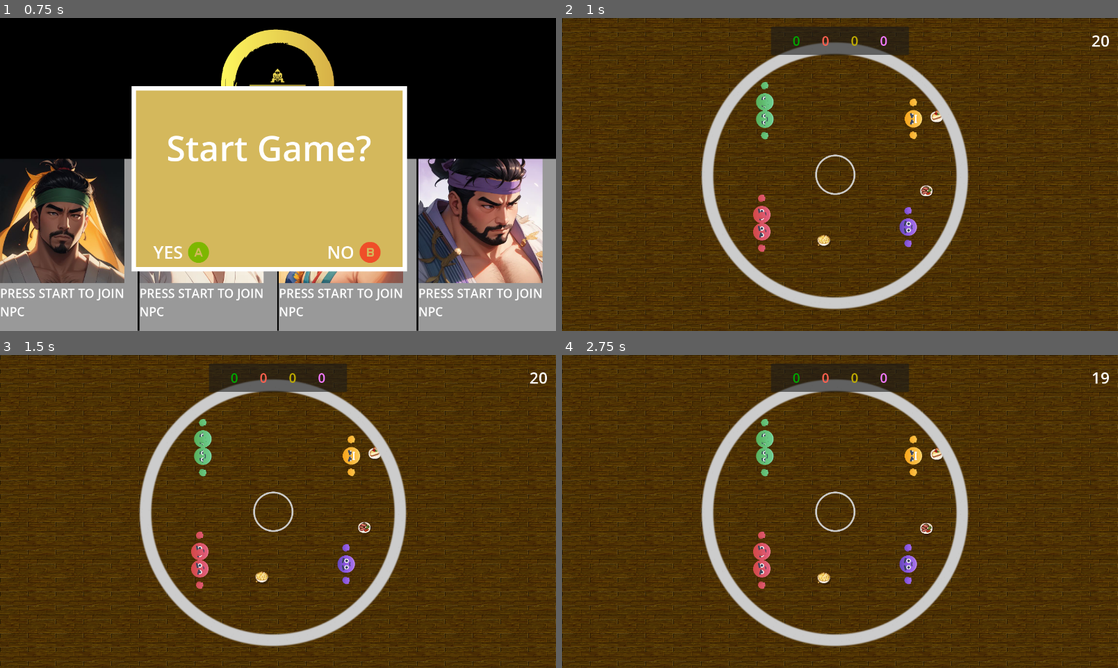
Above: before the commit, frames 1-4 (two rows, left to right).
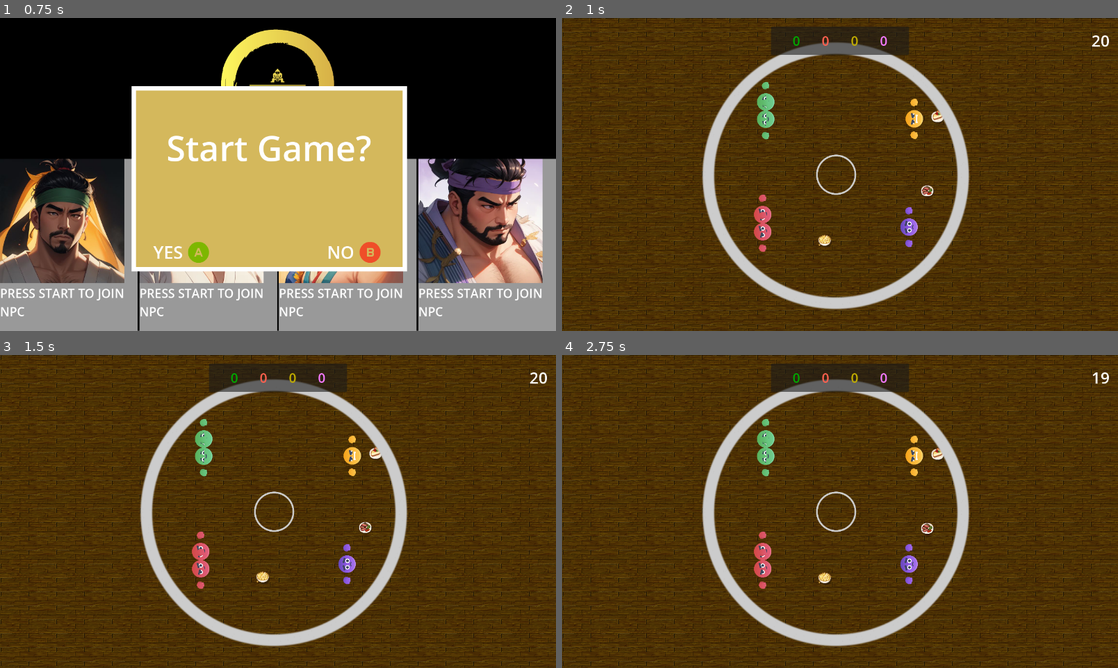
Above: after the commit, the same moments.

Repository: louiidev/ggj24_sumo
Game: Godot game, scene res://Scenes/Lobby.tscn
Same seed, same stepped clock (60 frames per second), same inputs: the game is played once before the commit and once after it.
Inputs:
- Up to frame 1 (0.75 s): tap Enter (ui_accept) at 0.5 s
- Up to frame 2 (1 s): tap Enter (ui_accept) at 0.77 s
- Up to frame 3 (1.5 s): no input
- Up to frame 4 (2.75 s): tap Enter (ui_accept) at 1.52 s

Frame 1 is identical in both runs. In frame 2, 4.7% of the frame differs, in the area x 0-100%, y 0-100%; in frame 3, 4.7%; in frame 4, 4.8%.

Commit message:
added screen shake

Diff:
--- a/Scenes/Player.gd
+++ b/Scenes/Player.gd
@@ -30,7 +30,7 @@
 	"j"
 ]
 
-@onready var body: Sprite2D = $Node2D/Body
+@onready var body_sprite: Sprite2D = $Node2D/Body
 @onready var right_hand: Sprite2D = $Node2D/RightHand
 @onready var left_hand: Sprite2D = $Node2D/LeftHand
 @onready var face: Sprite2D = $Node2D/Face
@@ -39,22 +39,20 @@
 var original_face: Texture;
 
 func set_sprite():
-	var body_image = Image.load_from_file("res://Assets/" + portrait_paths[deviceId] + "_body_circle.png")
-	var body_texture = ImageTexture.create_from_image(body_image)
-	body.texture = body_texture
 
-	var hand_image = Image.load_from_file("res://Assets/" + portrait_paths[deviceId] + "_hand_closed.png")
-	var hand_texture = ImageTexture.create_from_image(hand_image)
+	body_sprite.texture = load("res://Assets/" + portrait_paths[deviceId] + "_body_circle.png")
+
+	var hand_texture = load("res://Assets/" + portrait_paths[deviceId] + "_hand_closed.png")
+
 	right_hand.texture = hand_texture
 	left_hand.texture = hand_texture
 
-	var face_image = Image.load_from_file("res://Assets/faces/face_" + faces[deviceId] + ".png")
-	var face_texture = ImageTexture.create_from_image(face_image)
+
+	var face_texture = load("res://Assets/faces/face_" + faces[deviceId] + ".png")
 	face.texture = face_texture
 	original_face = face_texture
 
-	var hit_face_image = Image.load_from_file("res://Assets/faces/face_j.png")
-	hit_face = ImageTexture.create_from_image(hit_face_image)
+	hit_face = load("res://Assets/faces/face_j.png")
 
 
 # Called when the node enters the scene tree for the first time.
@@ -160,7 +158,8 @@
 		if !body.canAttack and canAttack:
 			face.texture = hit_face
 			stunned = true
-
+			GameGlobals.shakeCamera.emit(0.4)
+			print("SHAKE FROM PLAYER")
 			await get_tree().create_timer(1.0).timeout
 			face.texture = original_face
 			stunned = false
--- a/Scenes/main.tscn
+++ b/Scenes/main.tscn
@@ -1,10 +1,11 @@
-[gd_scene load_steps=13 format=3 uid="uid://dikp2l3gvbj8g"]
+[gd_scene load_steps=14 format=3 uid="uid://dikp2l3gvbj8g"]
 
 [ext_resource type="PackedScene" uid="uid://dk73d00m8s47q" path="res://Scenes/player_scores.tscn" id="1_70kyn"]
 [ext_resource type="Script" path="res://Scenes/main.gd" id="1_appyy"]
 [ext_resource type="Texture2D" uid="uid://ceye383gobb3v" path="res://images/Wood_06-128x128.png" id="2_bl537"]
 [ext_resource type="PackedScene" path="res://Scenes/king_of_the_hill.tscn" id="2_fj1ka"]
 [ext_resource type="Texture2D" uid="uid://c2vxlcxi73v46" path="res://images/paint circle.png" id="3_fpuyr"]
+[ext_resource type="Script" path="res://Scripts/Camera.gd" id="6_5w1x5"]
 
 [sub_resource type="TileSetAtlasSource" id="TileSetAtlasSource_w8twd"]
 texture = ExtResource("2_bl537")
@@ -100,4 +101,8 @@
 position = Vector2(631.5, 835.5)
 shape = SubResource("RectangleShape2D_bkw86")
 
+[node name="Camera2D" type="Camera2D" parent="."]
+position = Vector2(638, 360)
+script = ExtResource("6_5w1x5")
+
 [connection signal="timeout" from="SecondPassed" to="." method="_on_second_passed_timeout"]
--- /dev/null
+++ b/Scripts/Camera.gd
@@ -0,0 +1,29 @@
+extends Camera2D
+
+
+@export var random_strength = 30.0;
+@export var shake_fade = 5.0;
+
+var rnd = RandomNumberGenerator.new()
+
+var shake_strength = 0.0
+
+func _ready():
+	GameGlobals.shakeCamera.connect(apply_shake)
+
+
+
+func _process(delta):
+	if shake_strength > 0:
+		print("SHAKE")
+		shake_strength = lerpf(shake_strength, 0, shake_fade * delta)
+		offset = random_offset()
+
+func random_offset() -> Vector2:
+	return Vector2(rnd.randf_range(-shake_strength, shake_strength), rnd.randf_range(-shake_strength, shake_strength))
+
+
+func apply_shake(amount: float):
+	print("APPLY SHAKE")
+	shake_strength = random_strength * amount
+	pass
--- a/Scripts/PlayerSelectItem.gd
+++ b/Scripts/PlayerSelectItem.gd
@@ -15,9 +15,7 @@
 
 
 func set_portrait():
-	var image = Image.load_from_file("res://images/portraits/" + portrait_paths[device_id])
-	var texture = ImageTexture.create_from_image(image)
-	texture_rect.texture = texture
+	texture_rect.texture = load("res://images/portraits/" + portrait_paths[device_id])
 
 
 func _ready():
--- a/game_globals.gd
+++ b/game_globals.gd
@@ -3,6 +3,8 @@
 signal updateScore(playerNum,change)
 signal updateCountdown
 signal powerupTrigger(powerupType)
+
+signal shakeCamera(amount: int)
 
 var playerScores = [0,0,0,0]
 var playerColors: Array[String] = ['#00a700', '#ff604f', '#c0ac00', '#f67aff']
